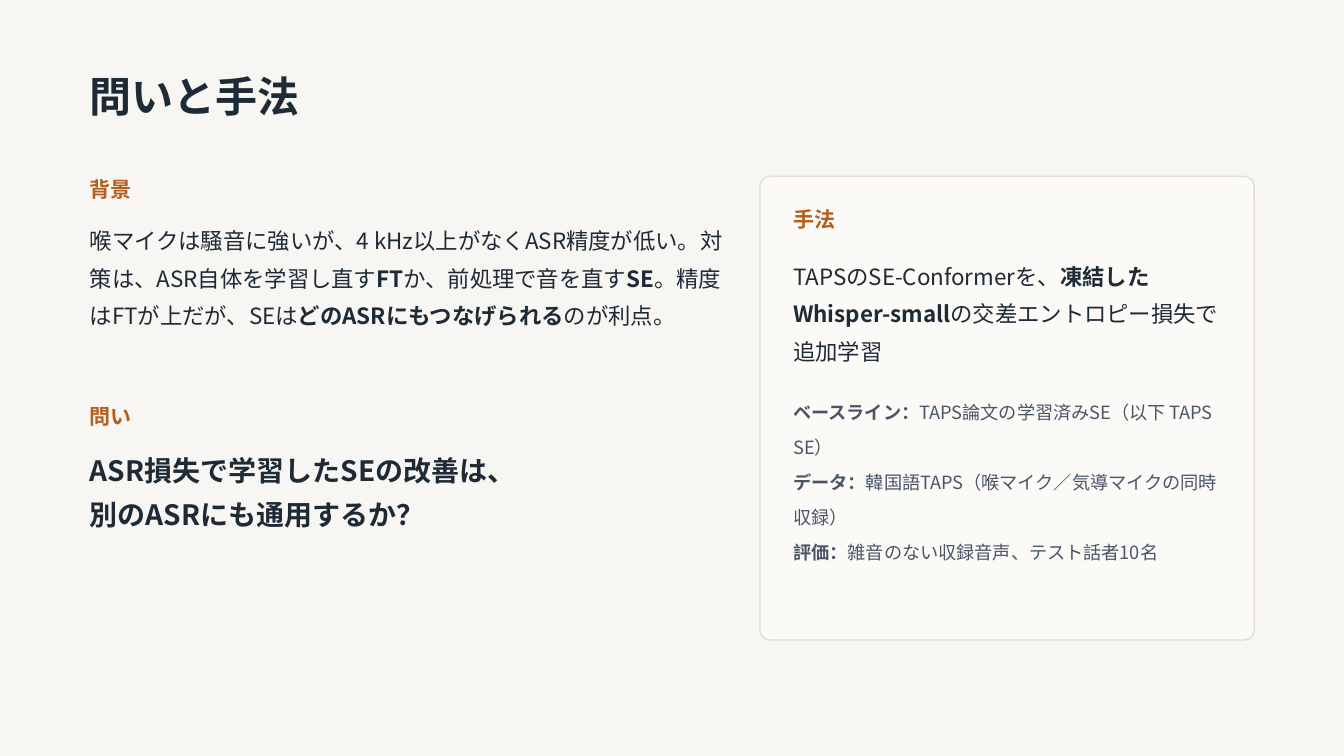
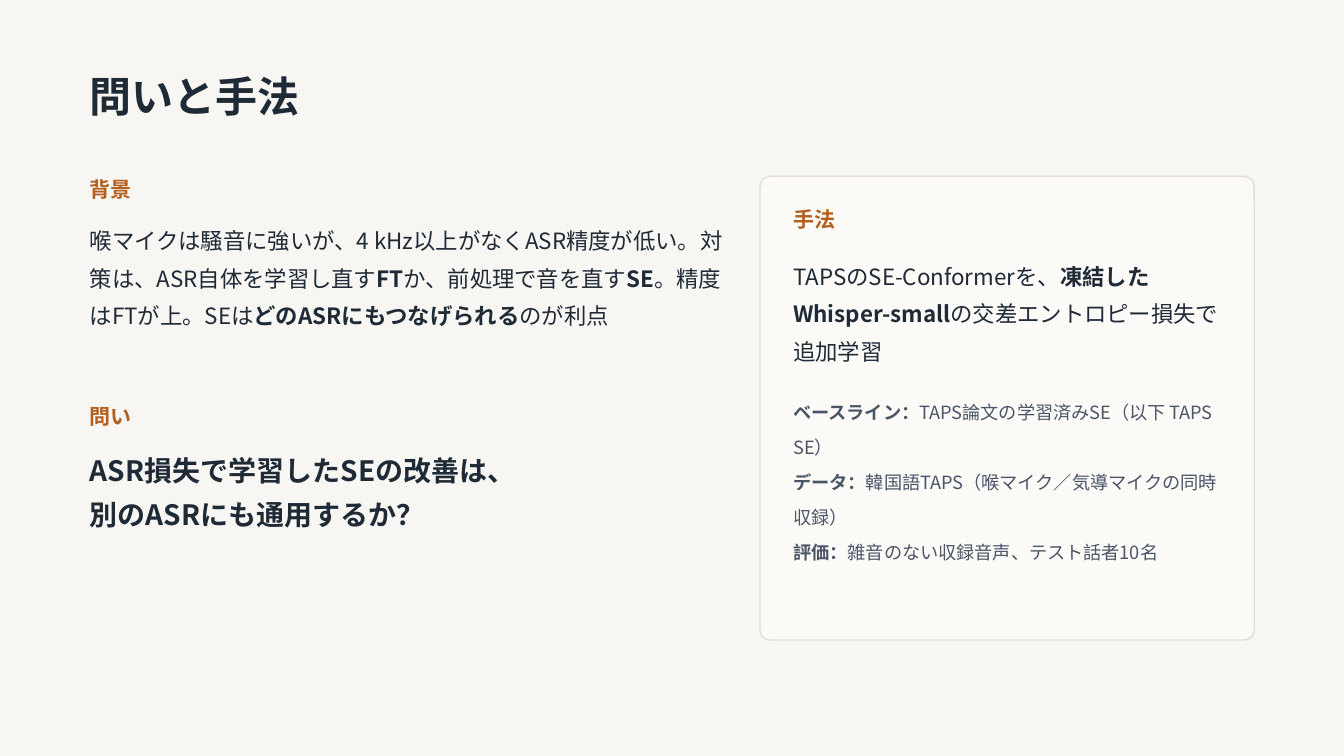
Before and after one commit to kasugayuji0716-art/bone-conduction-research, a slide deck: slide 2 of results/progress_slides_2026-09.pptx. Drawn at 1344x756 pixels with LibreOffice and Linux fonts; fonts in the diff are those of the drawing. Boxes give left, top, right and bottom in pixels: in the first picture for what was removed or moved away, otherwise in the second. Text is boxed around its words. In the diff, an @@ line names an element or a change of style, - is before the commit and + after.

```diff
--- a/results/progress_slides_2026-09.pptx
+++ b/results/progress_slides_2026-09.pptx
@@ text at (90,230,722,326): text changed @@
-喉マイクは騒音に強いが、4 kHz以上がなくASR精度が低い。対策は、ASR自体を学習し直すFTか、前処理で音を直すSE。精度はFTが上だが、SEはどのASRにもつなげられるのが利点。
+喉マイクは騒音に強いが、4 kHz以上がなくASR精度が低い。対策は、ASR自体を学習し直すFTか、前処理で音を直すSE。精度はFTが上。SEはどのASRにもつなげられるのが利点
```
Also in this commit, not shown: 1 other file.
